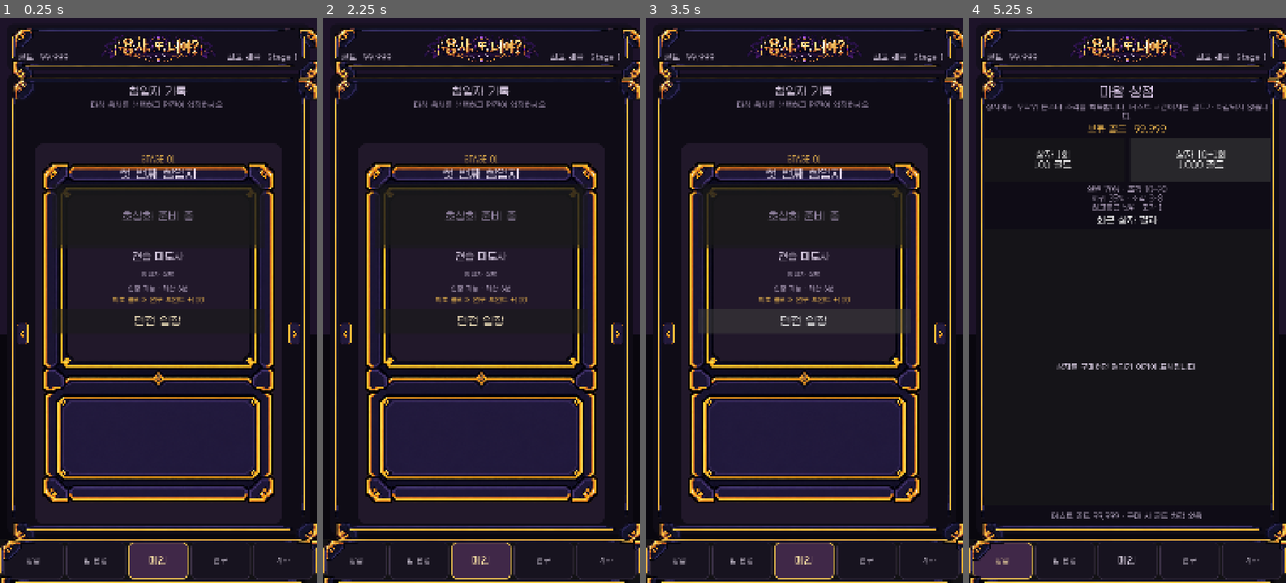
Above: before the commit, frames 1-4 (left to right).
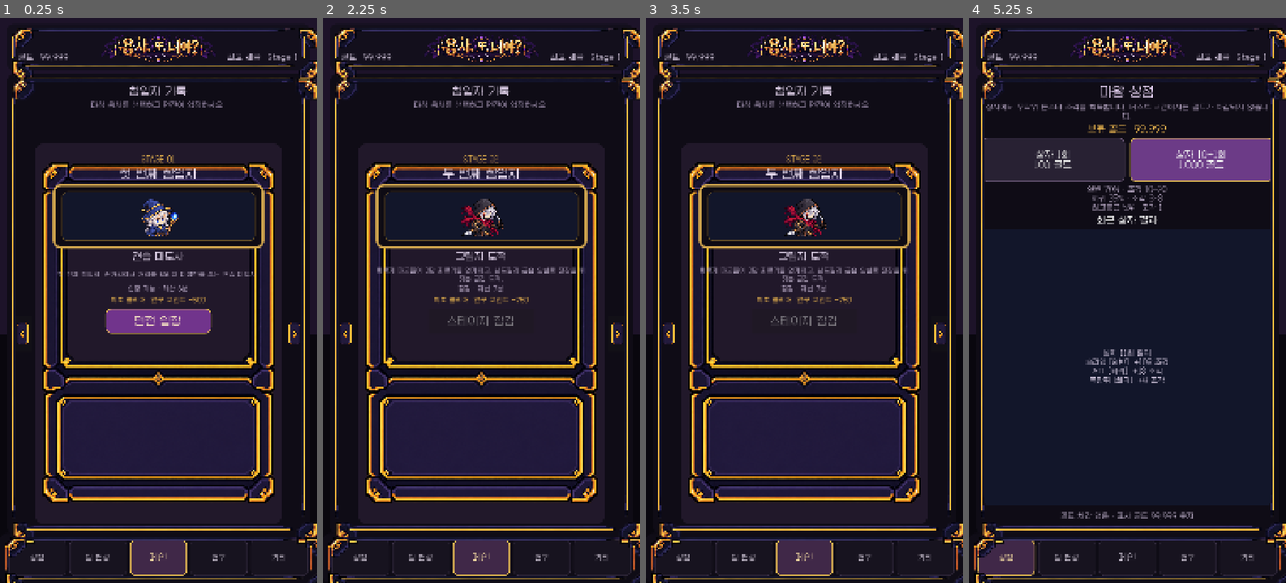
Above: after the commit, the same moments.

Repository: MinSung0732/Again-Hero-
Game: Godot game, scene res://src/lobby/Lobby.tscn
The game is run twice, just before and just after one commit, with the same random seed, the same clock (stepped at 60 frames per second) and the same inputs.
Inputs (mouse positions are in pixels of both pictures, inside the frame that each line leads up to; where the layout moved, square brackets give the same spot in the first picture):
- Up to frame 1 (0.25 s): no input
- Up to frame 2 (2.25 s): click (617, 334) at 0.5 s; click (345, 334) [617, 334] at 1.25 s; click (617, 334) [345, 334] at 2 s
- Up to frame 3 (3.5 s): click (804, 323) at 2.75 s, where only the run before the commit has a clickable "던전 입장"
- Up to frame 4 (5.25 s): click "상점" at 3.5 s; click "상자 1회 100 골드" at 4.25 s; click "상자 10+1회 1,000 골드" at 5 s

The runs differ from the first frame. In frame 1, 6.4% of the frame differs, in the area x 0-100%, y 29-100%; in frame 2, 5.7%; in frame 3, 5.9%; in frame 4, 10%, in the area x 0-100%, y 21-100%.
Error before the commit: Attempt to call function 'add_theme_stylebox_override' in base 'null instance' on a null instance. (res://src/lobby/lobby.gd:266)

Commit message:
fix: update lobby paths for split stage card panels

Diff:
--- a/src/lobby/lobby.gd
+++ b/src/lobby/lobby.gd
@@ -66,16 +66,16 @@
 
 @onready var prev_stage_button: Button = $SafeArea/Layout/Content/MainTab/StageLayout/StagePicker/PrevButton
 @onready var next_stage_button: Button = $SafeArea/Layout/Content/MainTab/StageLayout/StagePicker/NextButton
-@onready var stage_number_label: Label = $SafeArea/Layout/Content/MainTab/StageLayout/StagePicker/StageCard/CardMargin/CardVBox/StageNumber
-@onready var stage_name_label: Label = $SafeArea/Layout/Content/MainTab/StageLayout/StagePicker/StageCard/CardMargin/CardVBox/StageName
-@onready var portrait_texture: TextureRect = $SafeArea/Layout/Content/MainTab/StageLayout/StagePicker/StageCard/CardMargin/CardVBox/PortraitFrame/FrameMargin/PortraitInner/PortraitTexture
-@onready var portrait_placeholder: Label = $SafeArea/Layout/Content/MainTab/StageLayout/StagePicker/StageCard/CardMargin/CardVBox/PortraitFrame/FrameMargin/PortraitInner/PortraitPlaceholder
-@onready var portrait_badge: Label = $SafeArea/Layout/Content/MainTab/StageLayout/StagePicker/StageCard/CardMargin/CardVBox/PortraitFrame/FrameMargin/PortraitInner/PortraitBadge
-@onready var hero_name_label: Label = $SafeArea/Layout/Content/MainTab/StageLayout/StagePicker/StageCard/CardMargin/CardVBox/HeroName
-@onready var stage_description_label: Label = $SafeArea/Layout/Content/MainTab/StageLayout/StagePicker/StageCard/CardMargin/CardVBox/StageDescription
-@onready var stage_status_label: Label = $SafeArea/Layout/Content/MainTab/StageLayout/StagePicker/StageCard/CardMargin/CardVBox/StageStatus
-@onready var stage_reward_label: Label = $SafeArea/Layout/Content/MainTab/StageLayout/StagePicker/StageCard/CardMargin/CardVBox/StageReward
-@onready var enter_stage_button: Button = $SafeArea/Layout/Content/MainTab/StageLayout/StagePicker/StageCard/CardMargin/CardVBox/EnterButton
+@onready var stage_number_label: Label = $SafeArea/Layout/Content/MainTab/StageLayout/StagePicker/StageCard/CardMargin/CardVBox/TopPanel/StageNumber
+@onready var stage_name_label: Label = $SafeArea/Layout/Content/MainTab/StageLayout/StagePicker/StageCard/CardMargin/CardVBox/TopPanel/StageName
+@onready var portrait_texture: TextureRect = $SafeArea/Layout/Content/MainTab/StageLayout/StagePicker/StageCard/CardMargin/CardVBox/TopPanel/PortraitFrame/FrameMargin/PortraitInner/PortraitTexture
+@onready var portrait_placeholder: Label = $SafeArea/Layout/Content/MainTab/StageLayout/StagePicker/StageCard/CardMargin/CardVBox/TopPanel/PortraitFrame/FrameMargin/PortraitInner/PortraitPlaceholder
+@onready var portrait_badge: Label = $SafeArea/Layout/Content/MainTab/StageLayout/StagePicker/StageCard/CardMargin/CardVBox/TopPanel/PortraitFrame/FrameMargin/PortraitInner/PortraitBadge
+@onready var hero_name_label: Label = $SafeArea/Layout/Content/MainTab/StageLayout/StagePicker/StageCard/CardMargin/CardVBox/TopPanel/HeroName
+@onready var stage_description_label: Label = $SafeArea/Layout/Content/MainTab/StageLayout/StagePicker/StageCard/CardMargin/CardVBox/BottomPanel/StageDescription
+@onready var stage_status_label: Label = $SafeArea/Layout/Content/MainTab/StageLayout/StagePicker/StageCard/CardMargin/CardVBox/BottomPanel/StageStatus
+@onready var stage_reward_label: Label = $SafeArea/Layout/Content/MainTab/StageLayout/StagePicker/StageCard/CardMargin/CardVBox/BottomPanel/StageReward
+@onready var enter_stage_button: Button = $SafeArea/Layout/Content/MainTab/StageLayout/StagePicker/StageCard/CardMargin/CardVBox/BottomPanel/EnterButton
 
 @onready var research_points_label: Label = $SafeArea/Layout/Content/ResearchTab/ResearchLayout/Points
 @onready var research_status_label: Label = $SafeArea/Layout/Content/ResearchTab/ResearchLayout/Status
@@ -263,11 +263,11 @@
 		"panel",
 		card_backing
 	)
-	$SafeArea/Layout/Content/MainTab/StageLayout/StagePicker/StageCard/CardMargin/CardVBox/PortraitFrame.add_theme_stylebox_override(
+	$SafeArea/Layout/Content/MainTab/StageLayout/StagePicker/StageCard/CardMargin/CardVBox/TopPanel/PortraitFrame.add_theme_stylebox_override(
 		"panel",
 		portrait_outer_style
 	)
-	$SafeArea/Layout/Content/MainTab/StageLayout/StagePicker/StageCard/CardMargin/CardVBox/PortraitFrame/FrameMargin/PortraitInner.add_theme_stylebox_override(
+	$SafeArea/Layout/Content/MainTab/StageLayout/StagePicker/StageCard/CardMargin/CardVBox/TopPanel/PortraitFrame/FrameMargin/PortraitInner.add_theme_stylebox_override(
 		"panel",
 		portrait_inner_style
 	)
